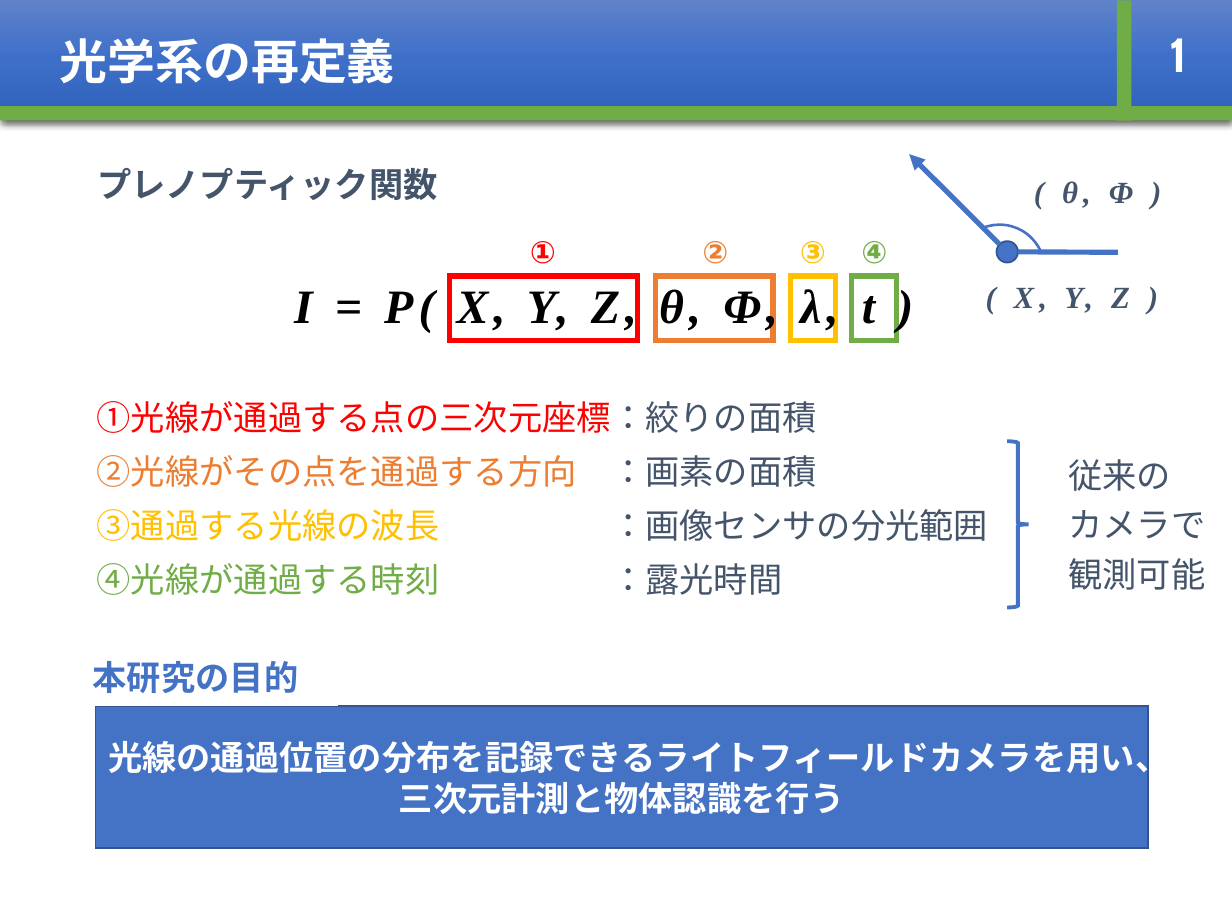
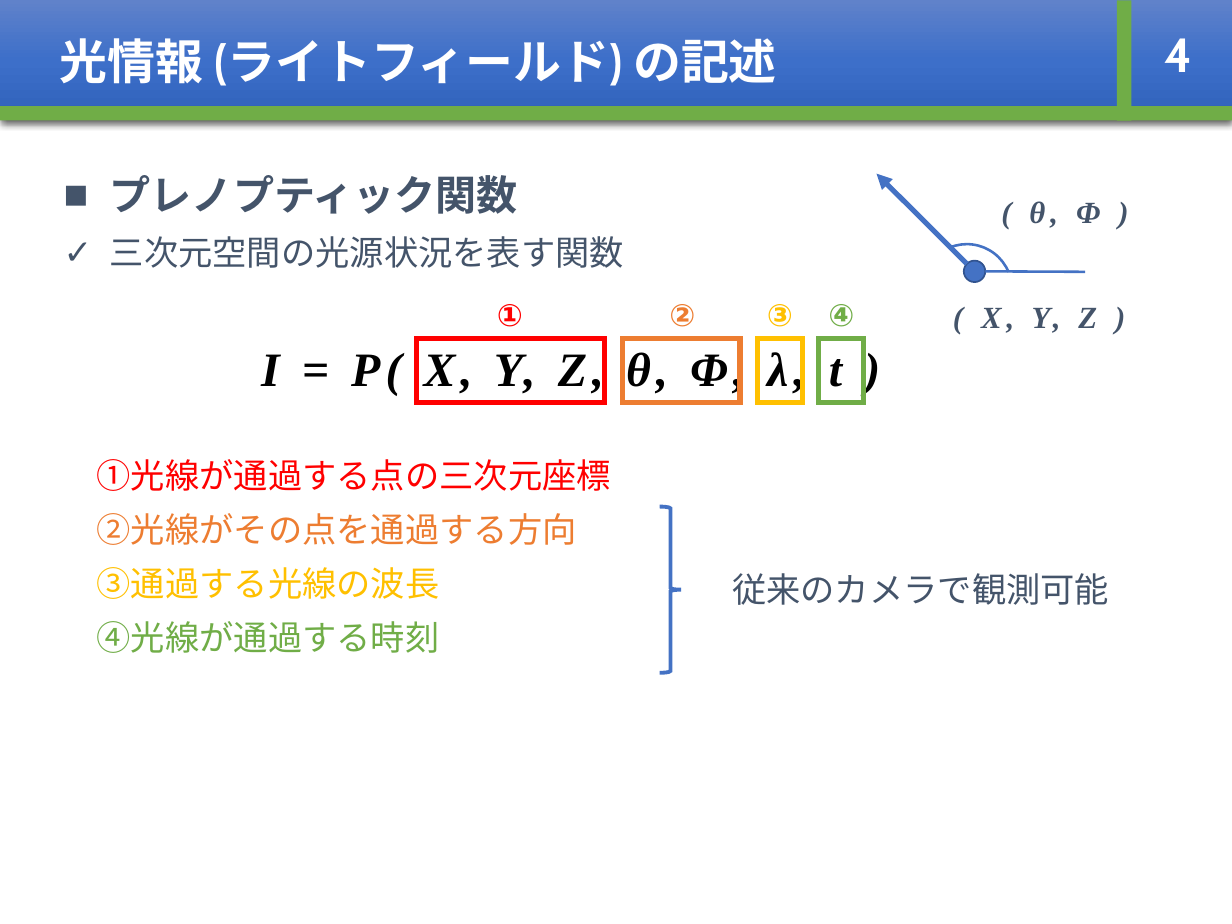
Before and after one commit to whcitizen/citizen_thesis, a slide deck: slide 5 of 03_mid_presentation/mid-presentation_20180219.pptx (slide 4 before the commit). Drawn at 1232x924 pixels with LibreOffice and Linux fonts; fonts in the diff are those of the drawing. Boxes give left, top, right and bottom in pixels: in the first picture for what was removed or moved away, otherwise in the second. Text is boxed around its words. In the diff, an @@ line names an element or a change of style, - is before the commit and + after.

```diff
--- a/03_mid_presentation/mid-presentation_20180219.pptx
+++ b/03_mid_presentation/mid-presentation_20180219.pptx
@@ text in rectangle at (x1=60, y1=38, x2=777, y2=86): text changed @@
-光学系の再定義
+光情報 (ライトフィールド) の記述
@@ text at (x1=1164, y1=38, x2=1192, y2=72): text changed @@
-1
+4
@@ text removed at (x1=97, y1=168, x2=438, y2=200) @@
-プレノプティック関数
@@ text added at (x1=110, y1=175, x2=624, y2=268), 20 pt, text #44546A @@
+■ プレノプティック関数
+✓ 三次元空間の光源状況を表す関数
@@ 1 text, 1 ellipse, 1 arc (boxed as its full ellipse), 1 arrow moved together from (x1=909, y1=154, x2=1130, y2=328) to (x1=876, y1=174, x2=1097, y2=348) @@
@@ text "( θ, Φ )" moved from (x1=1062, y1=181, x2=1133, y2=208) to (x1=1029, y1=201, x2=1100, y2=228) @@
@@ line moved from (1018, 251) - (1117, 253) to (986, 271) - (1085, 272) @@
@@ line (986, 271) - (1085, 272): stroke #4472C4 3 pt to #4472C4 1.5 pt @@
@@ 5 texts, 4 rectangles moved together from (x1=294, y1=241, x2=897, y2=340) to (x1=261, y1=304, x2=864, y2=403) @@
@@ text at (x1=97, y1=459, x2=611, y2=653): text changed; text colour #44546A to #FF0000 @@
-①光線が通過する点の三次元座標：絞りの面積
-②光線がその点を通過する方向 ：画素の面積
-③通過する光線の波長 ：画像センサの分光範囲
-④光線が通過する時刻 ：露光時間
+①光線が通過する点の三次元座標
+②光線がその点を通過する方向
+③通過する光線の波長
+④光線が通過する時刻
@@ right brace moved from (x1=1008, y1=441, x2=1029, y2=607) to (x1=659, y1=506, x2=680, y2=673) @@
@@ text at (x1=732, y1=573, x2=1109, y2=605): text changed @@
-従来の
-カメラで
-観測可能
+従来のカメラで観測可能
@@ rectangle removed at (x1=53, y1=648, x2=338, y2=706) @@
-本研究の目的
@@ rectangle removed at (x1=96, y1=706, x2=1148, y2=849) @@
-光線の通過位置の分布を記録できるライトフィールドカメラを用い、
-三次元計測と物体認識を行う
```
Also in this commit, not shown: 11 other slides changed, 8 slides added, 3 slides removed.
